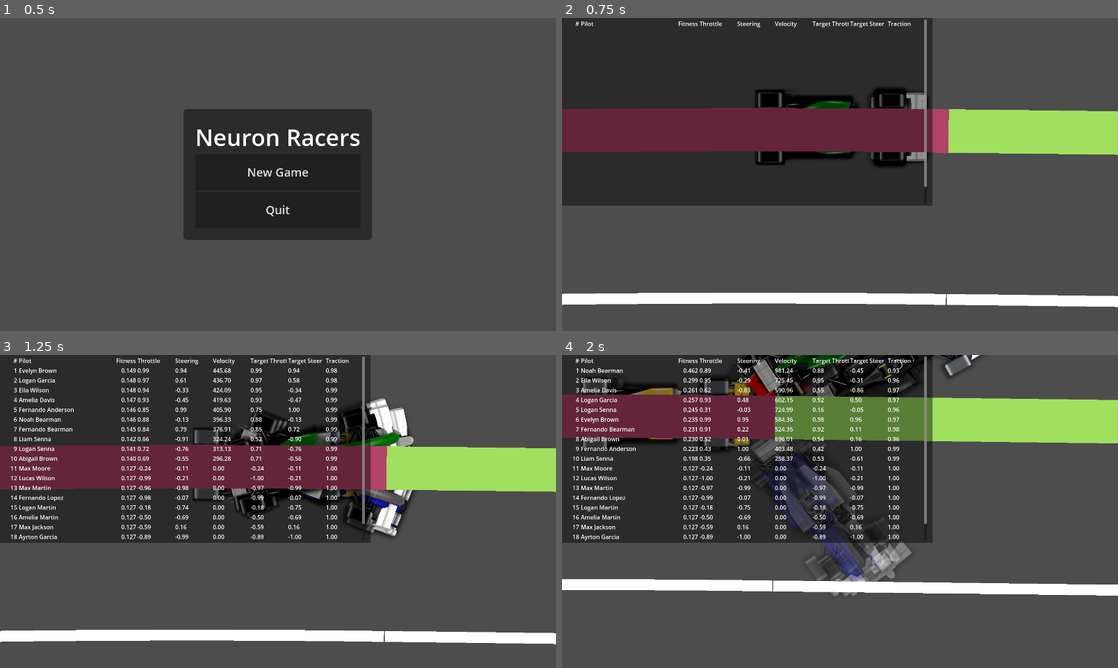
Above: before the commit, frames 1-4 (two rows, left to right).
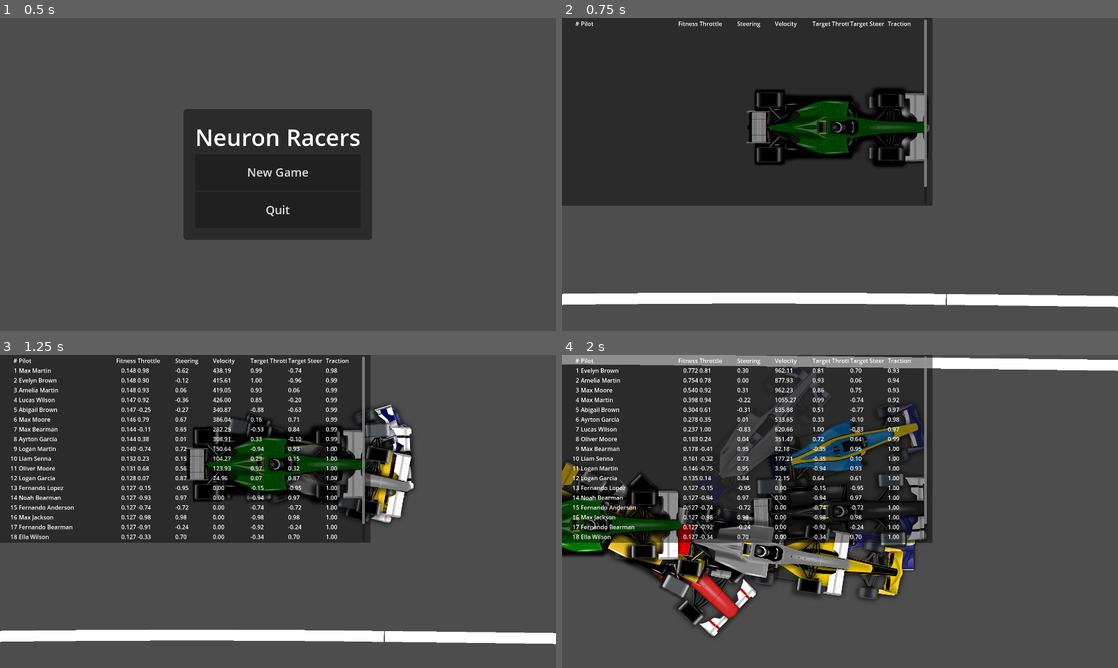
Above: after the commit, the same moments.

Repository: VitorMPCastro/NeuronRacers
Game: Godot game, scene res://scenes/ui/mainMenu.tscn
Same seed, same stepped clock (60 frames per second), same inputs: the game is played once before the commit and once after it.
Inputs (mouse positions are in pixels of both pictures, inside the frame that each line leads up to):
- Up to frame 1 (0.5 s): no input
- Up to frame 2 (0.75 s): click "New Game" at 0.5 s
- Up to frame 3 (1.25 s): no input
- Up to frame 4 (2 s): tap Enter at 1.25 s; move the mouse to (962, 495) at 1.27 s; hold Up (ui_up) from 1.28 s (still down); click (962, 495) at 1.42 s

Frame 1 is identical in both runs. In frame 2, 14% of the frame differs, in the area x 0-100%, y 23-47%; in frame 3, 20%; in frame 4, 42%, in the area x 0-100%, y 0-90%.

Commit message:
changelog:
car sensors redone
generation save and load

Diff:
--- a/scenes/car.tscn
+++ b/scenes/car.tscn
@@ -1,7 +1,9 @@
-[gd_scene load_steps=6 format=3 uid="uid://j5udtokn6d60"]
+[gd_scene load_steps=15 format=3 uid="uid://j5udtokn6d60"]
 
 [ext_resource type="Script" uid="uid://npmcexxqvm6k" path="res://scripts/car/car.gd" id="1_qt2eu"]
 [ext_resource type="Texture2D" uid="uid://di2bveb00kr2p" path="res://assets/cars/pitstop_car_11.png" id="2_50v30"]
+[ext_resource type="Script" uid="uid://jr1ue3njam48" path="res://scripts/car/sensor/carSensor.gd" id="3_jtldb"]
+[ext_resource type="Script" uid="uid://dqguyqcyqkap" path="res://scripts/car/sensor/sensorRay.gd" id="4_3mrxu"]
 
 [sub_resource type="Curve" id="Curve_qt2eu"]
 _data = [Vector2(0, 1), 0.0, 0.0, 0, 0, Vector2(1, 0.656114), 0.0, 0.0, 0, 0]
@@ -12,6 +14,55 @@
 
 [sub_resource type="CircleShape2D" id="CircleShape2D_k55xp"]
 radius = 148.122
+
+[sub_resource type="Resource" id="Resource_cp117"]
+script = ExtResource("4_3mrxu")
+enabled = true
+angle_deg = 0.0
+max_length_px = 1e+06
+metadata/_custom_type_script = "uid://dqguyqcyqkap"
+
+[sub_resource type="Resource" id="Resource_4clw4"]
+script = ExtResource("4_3mrxu")
+enabled = true
+angle_deg = 15.0
+max_length_px = 1e+06
+metadata/_custom_type_script = "uid://dqguyqcyqkap"
+
+[sub_resource type="Resource" id="Resource_ctevm"]
+script = ExtResource("4_3mrxu")
+enabled = true
+angle_deg = -15.0
+max_length_px = 1e+06
+metadata/_custom_type_script = "uid://dqguyqcyqkap"
+
+[sub_resource type="Resource" id="Resource_uraa1"]
+script = ExtResource("4_3mrxu")
+enabled = true
+angle_deg = 30.0
+max_length_px = 1e+06
+metadata/_custom_type_script = "uid://dqguyqcyqkap"
+
+[sub_resource type="Resource" id="Resource_gm33m"]
+script = ExtResource("4_3mrxu")
+enabled = true
+angle_deg = -30.0
+max_length_px = 1e+06
+metadata/_custom_type_script = "uid://dqguyqcyqkap"
+
+[sub_resource type="Resource" id="Resource_ugdpj"]
+script = ExtResource("4_3mrxu")
+enabled = true
+angle_deg = 90.0
+max_length_px = 1e+06
+metadata/_custom_type_script = "uid://dqguyqcyqkap"
+
+[sub_resource type="Resource" id="Resource_hylxu"]
+script = ExtResource("4_3mrxu")
+enabled = true
+angle_deg = -90.0
+max_length_px = 1e+06
+metadata/_custom_type_script = "uid://dqguyqcyqkap"
 
 [node name="Car" type="CharacterBody2D"]
 collision_layer = 2
@@ -41,21 +92,9 @@
 shape = SubResource("CircleShape2D_k55xp")
 
 [node name="RayParent" type="Node2D" parent="."]
-
-[node name="RayCast2D" type="RayCast2D" parent="RayParent"]
-target_position = Vector2(0, -1000)
-
-[node name="RayCast2D2" type="RayCast2D" parent="RayParent"]
-target_position = Vector2(0, 1000)
-
-[node name="RayCast2D3" type="RayCast2D" parent="RayParent"]
-target_position = Vector2(800, -800)
-
-[node name="RayCast2D4" type="RayCast2D" parent="RayParent"]
-target_position = Vector2(800, 800)
-
-[node name="RayCast2D5" type="RayCast2D" parent="RayParent"]
-target_position = Vector2(2400, 0)
-
-[node name="RayCast2D6" type="RayCast2D" parent="RayParent"]
-target_position = Vector2(-2400, 0)
+script = ExtResource("3_jtldb")
+rays = Array[ExtResource("4_3mrxu")]([SubResource("Resource_cp117"), SubResource("Resource_4clw4"), SubResource("Resource_ctevm"), SubResource("Resource_uraa1"), SubResource("Resource_gm33m"), SubResource("Resource_ugdpj"), SubResource("Resource_hylxu")])
+normalize_output = false
+clamp_output = false
+auto_generate_on_ready = false
+draw_debug = false
--- a/scenes/protolevel.tscn
+++ b/scenes/protolevel.tscn
@@ -14,7 +14,6 @@
 
 [node name="Car" parent="." instance=ExtResource("1_4ujry")]
 visible = false
-braking = 450.0
 
 [node name="Camera2D" type="Camera2D" parent="Car"]
 zoom = Vector2(0.5, 0.5)
--- a/scenes/trackScene.tscn
+++ b/scenes/trackScene.tscn
@@ -255,7 +255,6 @@
 weight = 0.3
 mutate_chance = 0.2
 input_layer_neurons = 6
-ai_actions_per_second = 240.0
 
 [node name="CarTelemetry" type="Node2D" parent="GameManager/AgentManager"]
 script = ExtResource("5_4qaac")
@@ -274,7 +273,6 @@
 track_width = 30.0
 curb_thickness = 1.0
 use_cubic_sampling = true
-debug_show_sectors = true
 
 [node name="Track" parent="GameManager" instance=ExtResource("11_405ff")]
 scale = Vector2(30, 30)
--- a/scripts/ai/MLP.gd
+++ b/scripts/ai/MLP.gd
@@ -61,3 +61,26 @@
 	copy.b2 = b2.duplicate()
 
 	return copy
+
+func to_dict() -> Dictionary:
+	# Convert PackedFloat32Array -> Array for JSON
+	return {
+		"input_size": input_size,
+		"hidden_size": hidden_size,
+		"output_size": output_size,
+		"w1": w1.duplicate(),
+		"b1": b1.duplicate(),
+		"w2": w2.duplicate(),
+		"b2": b2.duplicate(),
+	}
+
+static func from_dict(d: Dictionary) -> MLP:
+	var in_sz := int(d.get("input_size", 0))
+	var hid_sz := int(d.get("hidden_size", 0))
+	var out_sz := int(d.get("output_size", 0))
+	var m := MLP.new(in_sz, hid_sz, out_sz)
+	if d.has("w1"): m.w1 = PackedFloat32Array(d["w1"])
+	if d.has("b1"): m.b1 = PackedFloat32Array(d["b1"])
+	if d.has("w2"): m.w2 = PackedFloat32Array(d["w2"])
+	if d.has("b2"): m.b2 = PackedFloat32Array(d["b2"])
+	return m
--- a/scripts/car/car.gd
+++ b/scripts/car/car.gd
@@ -148,6 +148,16 @@
 		var collision = get_slide_collision(i)
 		die()
 
+func get_ai_inputs() -> Array:
+	# Currently: only ray sensor distances. Extend here if you add more inputs.
+	return get_sensor_data()
+
+func ai_input_size() -> int:
+	var rig := $RayParent as CarSensors
+	if rig:
+		return rig.get_enabled_ray_count()
+	return 0
+
 # 📥 Input (AI is delegated to Pilot)
 func handle_input(delta: float) -> void:
 	if use_ai:
@@ -159,8 +169,8 @@
 
 		# Update targets on ai_tick; keep applying every frame
 		if pilot.can_decide(aps):
-			var sensors = get_sensor_data()
-			var act = pilot.decide(sensors)
+			var inputs = get_ai_inputs()  # <— use the declared inputs
+			var act = pilot.decide(inputs)
 			_ctrl_target_steer = clamp(float(act.get("steer", 0.0)), -1.0, 1.0)
 			_ctrl_target_throttle = clamp(float(act.get("throttle", 0.0)), -1.0, 1.0)
 			pilot.consume_decision(aps)
@@ -239,16 +249,17 @@
 	rotation = velocity.angle()
 
 func get_sensor_data() -> Array:
-	var data: Array = []
-	for child in $RayParent.get_children():
-		if child is RayCast2D:
-			var ray := child as RayCast2D
-			var max_dist = max(1.0, ray.target_position.length())
-			var dist = max_dist
-			if ray.is_colliding():
-				dist = ray.get_collision_point().distance_to(global_position)
-			data.append(clamp(dist / max_dist, 0.0, 1.0))
-	return data
+	var rig := $RayParent as CarSensors
+	if rig:
+		# Ask CarSensors for already-normalized values; convert to Array for MLP
+		var packed: PackedFloat32Array = rig.get_values(self)
+		var result: Array = []
+		result.resize(packed.size())
+		for i in range(packed.size()):
+			result[i] = packed[i]
+		return result
+	# Legacy fallback removed; ensure a CarSensors is present under RayParent
+	return []
 
 func die():
 	car_death.emit()
--- /dev/null
+++ b/scripts/car/sensor/carSensor.gd
@@ -0,0 +1,129 @@
+extends Node2D
+class_name CarSensors
+
+@export_category("Casting")
+@export var collision_mask: int = 1
+@export var exclude_owner: bool = true
+@export var rays: Array[SensorRay] = []
+
+@export_category("Output")
+@export var normalize_output: bool = true          # true -> 0..1 (1=no hit within max)
+@export var no_hit_value: float = 1.0              # value used when no hit (if normalized)
+@export var clamp_output: bool = true              # clamp to [0..1] when normalized
+
+@export_category("Authoring helpers")
+@export var auto_generate_on_ready: bool = true
+@export var default_ray_count: int = 7
+@export var default_fov_deg: float = 120.0
+@export var default_max_length_px: float = 800.0
+
+@export_category("Debug draw")
+@export var draw_debug: bool = true
+@export var hit_color: Color = Color(0.2, 1.0, 0.2, 0.9)
+@export var miss_color: Color = Color(1.0, 0.3, 0.3, 0.6)
+@export var hit_thickness: float = 2.0
+@export var miss_thickness: float = 1.0
+
+var _last_segments: Array = []              # Array[{from:Vector2, to:Vector2, hit:bool}]
+var _last_values_norm: PackedFloat32Array   # cached normalized values (size == enabled rays)
+var _last_values_raw: PackedFloat32Array    # cached raw distances in pixels
+
+func _ready() -> void:
+	if rays.is_empty() and auto_generate_on_ready:
+		generate_even_rays(default_ray_count, default_fov_deg, default_max_length_px)
+
+func generate_even_rays(count: int, fov_deg: float, max_len: float) -> void:
+	rays.clear()
+	if count <= 1:
+		var r := SensorRay.new()
+		r.angle_deg = 0.0
+		r.max_length_px = max(1.0, max_len)
+		rays.append(r)
+	else:
+		var half := fov_deg * 0.5
+		for i in range(count):
+			var t := float(i) / float(count - 1)
+			var angle := -half + t * fov_deg
+			var r := SensorRay.new()
+			r.angle_deg = angle
+			r.max_length_px = max(1.0, max_len)
+			rays.append(r)
+
+func get_enabled_ray_count() -> int:
+	var n := 0
+	for r in rays:
+		if r != null and r.enabled:
+			n += 1
+	return n
+
+# Main API: returns PackedFloat32Array (normalized if normalize_output==true)
+func get_values(owner_node: Node = null) -> PackedFloat32Array:
+	_cast(owner_node)
+	return _last_values_norm if normalize_output else _last_values_raw
+
+# Raw distances in pixels (always)
+func get_values_raw(owner_node: Node = null) -> PackedFloat32Array:
+	_cast(owner_node)
+	return _last_values_raw
+
+# Backward-compatible alias (returns Array[float])
+func sample(owner_node: Node = null) -> Array:
+	var p := get_values(owner_node)
+	var a: Array = p
+	return a
+
+func _cast(owner_node: Node) -> void:
+	_last_segments.clear()
+
+	var space := get_world_2d().direct_space_state
+	var origin := global_position
+	var basis_rot := global_rotation
+
+	var exclude: Array = []
+	if exclude_owner and owner_node:
+		exclude.append(owner_node)
+
+	var raw := PackedFloat32Array()
+	var norm := PackedFloat32Array()
+
+	for ray_def in rays:
+		if ray_def == null or !ray_def.enabled:
+			# Skip disabled rays (do not include in output)
+			continue
+
+		var dir := Vector2.RIGHT.rotated(deg_to_rad(ray_def.angle_deg) + basis_rot)
+		var max_len = max(1.0, ray_def.max_length_px)
+		var from := origin
+		var to = origin + dir * max_len
+
+		var params := PhysicsRayQueryParameters2D.create(from, to, collision_mask, exclude)
+		var hit := space.intersect_ray(params)
+
+		if hit.is_empty():
+			raw.push_back(max_len)
+			if normalize_output:
+				norm.push_back(no_hit_value)
+			_last_segments.append({ "from": from, "to": to, "hit": false })
+		else:
+			var hit_pos: Vector2 = hit["position"]
+			var dist := from.distance_to(hit_pos)
+			raw.push_back(dist)
+			if normalize_output:
+				var v = dist / max_len
+				norm.push_back(clamp(v, 0.0, 1.0) if clamp_output else v)
+			_last_segments.append({ "from": from, "to": hit_pos, "hit": true })
+
+	_last_values_raw = raw
+	_last_values_norm = norm if normalize_output else PackedFloat32Array()
+
+	if draw_debug:
+		queue_redraw()
+
+func _draw() -> void:
+	if !draw_debug:
+		return
+	for seg in _last_segments:
+		var from: Vector2 = seg["from"]
+		var to: Vector2 = seg["to"]
+		var hit: bool = seg["hit"]
+		draw_line(to_local(from), to_local(to), hit_color if hit else miss_color, hit_thickness if hit else miss_thickness)
--- /dev/null
+++ b/scripts/car/sensor/sensorRay.gd
@@ -0,0 +1,6 @@
+extends Resource
+class_name SensorRay
+
+@export var enabled: bool = true
+@export var angle_deg: float = 0.0           # angle relative to +X (car forward), degrees
+@export var max_length_px: float = 1000000
--- a/scripts/manager/agentManager.gd
+++ b/scripts/manager/agentManager.gd
@@ -24,6 +24,12 @@
 		_ai_aps = max(0.0, value)
 		_update_ai_timer()
 @export var randomize_car_skins: bool = true
+
+@export_category("Persistence")
+@export var save_dir: String = "user://generations"
+@export var autosave_each_generation: bool = false
+@export var autosave_prefix: String = "gen"   # file name prefix
+
 signal population_spawned
 signal generation_completed
 signal ai_tick
@@ -55,6 +61,8 @@
 	# Initialize and START the timer based on the exported APS
 	_update_ai_timer()
 
+	DirAccess.make_dir_recursive_absolute(save_dir)
+
 	spawn_population()
 
 
@@ -84,9 +92,21 @@
 		_ai_timer.stop()
 	_ai_timer.start()
 
+func _required_input_size_from_cars() -> int:
+	if car_scene == null:
+		return input_layer_neurons  # fallback
+	var probe := car_scene.instantiate()
+	var size := 0
+	if probe is Car:
+		size = (probe as Car).ai_input_size()
+	probe.queue_free()
+	return max(1, size)
+
 # Spawna uma população inteira
 func spawn_population(brains: Array = []):
 	cars.clear()
+
+	var required_input = _required_input_size_from_cars()
 
 	for i in range(population_size):
 		var car = car_scene.instantiate()
@@ -96,9 +116,17 @@
 		# Create or reuse a brain and assign to the car's pilot
 		var pilot := PilotFactory.create_random_pilot()
 		if brains.size() > i:
-			pilot.brain = brains[i]
+			var base: MLP = brains[i]
+			if base.input_size == required_input and base.hidden_size == hidden_layer_neurons and base.output_size == output_layer_neurons:
+				# Use provided brain as-is (or clone if you prefer isolation)
+				pilot.brain = base.clone()
+			else:
+				push_warning("Provided brain size mismatch (got %s,%s,%s; need %s,%s,%s). Reinitializing."
+					% [base.input_size, base.hidden_size, base.output_size, required_input, hidden_layer_neurons, output_layer_neurons])
+				pilot.brain = MLP.new(required_input, hidden_layer_neurons, output_layer_neurons)
 		else:
-			pilot.brain = MLP.new(input_layer_neurons, hidden_layer_neurons, output_layer_neurons)
+			pilot.brain = MLP.new(required_input, hidden_layer_neurons, output_layer_neurons)
+
 		car.car_data.pilot = pilot
 
 		# Connect AI tick gating to the pilot (pilot owns decisions)
@@ -108,8 +136,8 @@
 		if randomize_car_skins and sprite_manager:
 			var sprite := car.get_node_or_null("Sprite2D") as Sprite2D
 			if sprite:
-				var seed := int(i)  # stable per index; change to instance_id if preferred
-				var tex := sprite_manager.get_car_texture_for_pilot(pilot, seed)
+				var randomic_seed := int(i)  # stable per index; change to instance_id if preferred
+				var tex := sprite_manager.get_car_texture_for_pilot(pilot, randomic_seed)
 				if tex:
 					sprite.texture = tex
 
@@ -130,6 +158,9 @@
 
 func next_generation():
 	generation_completed.emit()
+
+	if autosave_each_generation:
+		save_generation_to_json("", [], "autosave before evolve")
 	generation += 1
 	print("Geração: ", generation)
 	var elites = int(population_size * elitism_percent)
@@ -142,9 +173,10 @@
 
 	sort_by_fitness()
 	var new_brains: Array = []
+	var required_input = _required_input_size_from_cars()
 	for i in range(population_size):
 		var parent = weighted_pick(best_cars, total_fitness)
-		var brain = mutate(parent.car_data.pilot.brain)
+		var brain = mutate(parent.car_data.pilot.brain, required_input)  # <— enforce input size
 		new_brains.append(brain)
 
 	# Cria nova população com os cérebros
@@ -154,9 +186,21 @@
 	spawn_population(new_brains)
 
 # Faz mutação nos pesos do MLP
-func mutate(brain: MLP):
-	var new_brain: MLP = brain.clone()
-
+func mutate(brain: MLP, required_input_size: int):
+	var needs_resize := (
+		brain.input_size != required_input_size or
+		brain.hidden_size != hidden_layer_neurons or
+		brain.output_size != output_layer_neurons
+	)
+
+	var new_brain: MLP = null
+	if needs_resize:
+		# Reinitialize to requested sizes (simple path). Optionally copy overlap here.
+		new_brain = MLP.new(required_input_size, hidden_layer_neurons, output_layer_neurons)
+	else:
+		new_brain = brain.clone()
+
+	# Apply mutations
 	for i in range(new_brain.w1.size()):
 		if randf() < mutate_chance:
 			new_brain.w1[i] += randf_range(-weight, weight)
@@ -249,3 +293,115 @@
 
 
 	return generation_string
+
+func save_generation_to_json(file_path: String = "", brains: Array = [], note: String = "") -> String:
+	var brains_to_save: Array = brains
+	if brains_to_save.is_empty():
+		# Collect from current cars
+		for c in cars:
+			if c and c.car_data and c.car_data.pilot and c.car_data.pilot.brain:
+				brains_to_save.append(c.car_data.pilot.brain)
+
+	if brains_to_save.is_empty():
+		push_error("AgentManager.save_generation_to_json: No brains to save.")
+		return ""
+
+	var required_input := _required_input_size_from_cars()
+	var payload := {
+		"version": 1,
+		"timestamp": Time.get_unix_time_from_system(),
+		"generation": generation,
+		"population_size": brains_to_save.size(),
+		"nn": {
+			"input": required_input,
+			"hidden": hidden_layer_neurons,
+			"output": output_layer_neurons
+		},
+		"evolution": {
+			"elitism_percent": elitism_percent,
+			"mutate_chance": mutate_chance,
+			"weight": weight
+		},
+		"ai_actions_per_second": _ai_aps,
+		"note": note,
+		"brains": brains_to_save.map(func(b: MLP) -> Dictionary: return b.to_dict())
+	}
+
+	var json := JSON.stringify(payload, "  ")
+	var path := file_path
+	if path.is_empty():
+		var fname := "%s_g%03d_%d.json" % [autosave_prefix, generation, int(Time.get_unix_time_from_system())]
+		path = save_dir.rstrip("/") + "/" + fname
+
+	var ok := _write_text_file(path, json)
+	if ok:
+		print("Saved generation to: ", path)
+		return path
+	push_error("AgentManager.save_generation_to_json: Failed to write file at " + path)
+	return ""
+
+func load_generation_from_json(path: String, allow_resize: bool = false) -> void:
+	var txt := _read_text_file(path)
+	if txt.is_empty():
+		push_error("AgentManager.load_generation_from_json: File empty or not found: " + path)
+		return
+	var data = JSON.parse_string(txt)
+	if typeof(data) != TYPE_DICTIONARY:
+		push_error("AgentManager.load_generation_from_json: Invalid JSON.")
+		return
+
+	var saved_gen := int(data.get("generation", 0))
+	var nn = data.get("nn", {})
+	var saved_in := int(nn.get("input", 0))
+	var saved_hid := int(nn.get("hidden", hidden_layer_neurons))
+	var saved_out := int(nn.get("output", output_layer_neurons))
+
+	var brains_arr = data.get("brains", [])
+	if brains_arr.is_empty():
+		push_error("AgentManager.load_generation_from_json: No brains in file.")
+		return
+
+	var brains: Array[MLP] = []
+	for d in brains_arr:
+		var mlp := MLP.from_dict(d)
+		brains.append(mlp)
+
+	var required_input := _required_input_size_from_cars()
+	var same_sizes := (saved_in == required_input and saved_hid == hidden_layer_neurons and saved_out == output_layer_neurons)
+	if not same_sizes and not allow_resize:
+		push_error("Saved NN sizes (%s,%s,%s) do not match current config (%s,%s,%s). Set allow_resize=true or align config."
+			% [saved_in, saved_hid, saved_out, required_input, hidden_layer_neurons, output_layer_neurons])
+		return
+
+	# Optionally adopt saved evolution params
+	if data.has("evolution"):
+		var evo = data["evolution"]
+		if evo.has("elitism_percent"): elitism_percent = float(evo["elitism_percent"])
+		if evo.has("mutate_chance"): mutate_chance = float(evo["mutate_chance"])
+		if evo.has("weight"): weight = float(evo["weight"])
+	if data.has("ai_actions_per_second"):
+		ai_actions_per_second = float(data["ai_actions_per_second"])
+
+	clear_scene()
+	# If sizes mismatch, spawn_population will re-init those brains to required size (warning printed).
+	spawn_population(brains)
+	generation = saved_gen
+	timer = 0.0
+	print("Loaded generation ", generation, " from ", path)
+
+func _write_text_file(path: String, content: String) -> bool:
+	var f := FileAccess.open(path, FileAccess.WRITE)
+	if f == null:
+		return false
+	f.store_string(content)
+	f.flush()
+	f.close()
+	return true
+
+func _read_text_file(path: String) -> String:
+	var f := FileAccess.open(path, FileAccess.READ)
+	if f == null:
+		return ""
+	var txt := f.get_as_text()
+	f.close()
+	return txt
--- a/scripts/ui/leaderboard/leaderboard.gd
+++ b/scripts/ui/leaderboard/leaderboard.gd
@@ -98,7 +98,7 @@
 
 	# Create entries for all cars using the same schema
 	for car in agent_manager.cars:
-		if car == null:
+		if car == null or car.crashed:
 			continue
 		var entry := LeaderboardEntry.new()
 		entry.set_car(car)
Not shown, added: scripts/car/sensor/carSensor.gd.uid
Not shown, added: scripts/car/sensor/sensorRay.gd.uid
